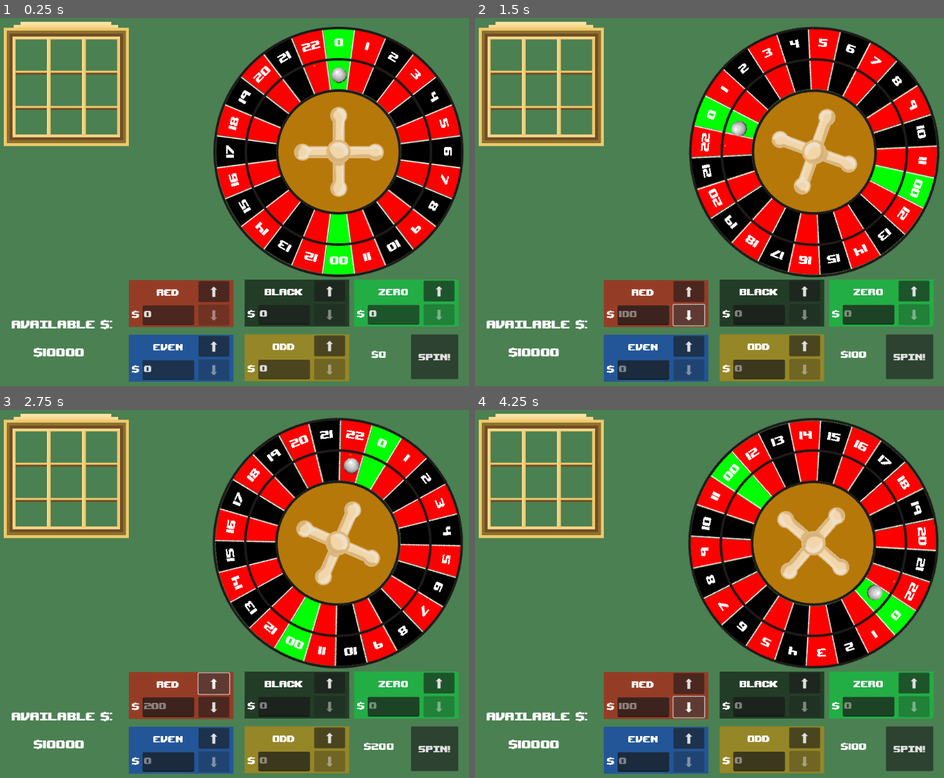
Above: before the commit, frames 1-4 (two rows, left to right).
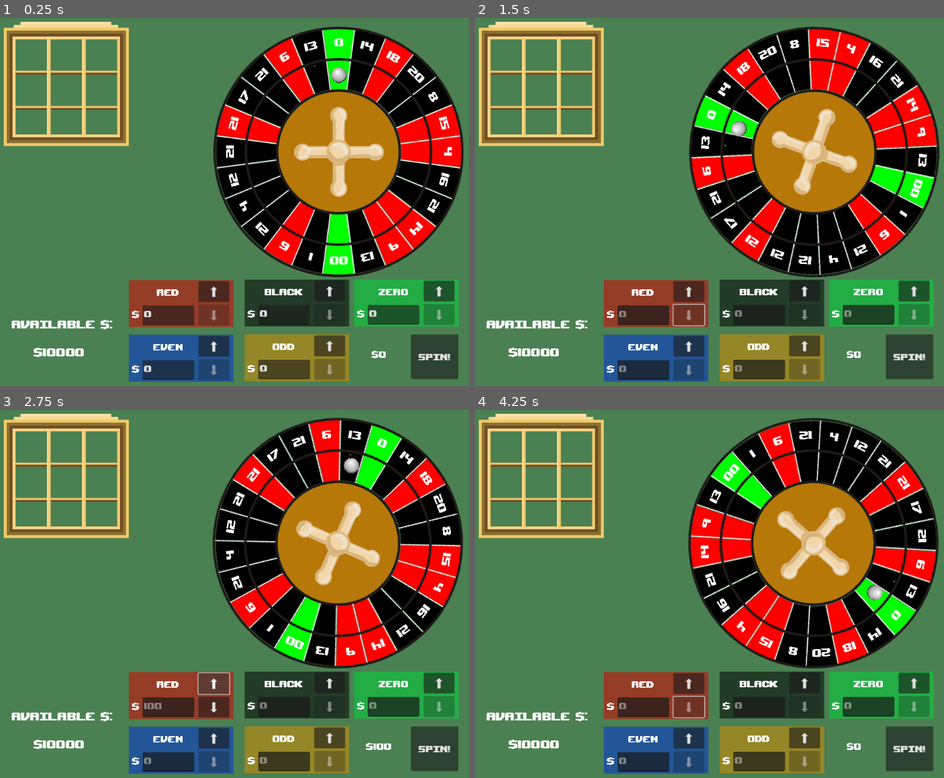
Above: after the commit, the same moments.

Repository: RossRKK/gmtk-game-jam-2025
Game: Godot game, scene res://scenes/roulette_scene.tscn
Same seed, same stepped clock (60 frames per second), same inputs: the game is played once before the commit and once after it.
Inputs:
- Up to frame 1 (0.25 s): no input
- Up to frame 2 (1.5 s): click "Spin!" at 0.5 s; click "⬇" at 1.25 s
- Up to frame 3 (2.75 s): click "⬆" at 2 s
- Up to frame 4 (4.25 s): click "Spin!" at 2.75 s; click "⬇" at 3.5 s

The runs differ from the first frame. In frame 1, 11% of the frame differs, in the area x 46-99%, y 3-70%; in frame 2, 12%; in frame 3, 11%; in frame 4, 12%, in the area x 30-99%, y 2-93%.

Commit message:
Added logic to return the whell to the upright position

Diff:
--- a/scenes/post_processing_effects/crt_effect.tscn
+++ b/scenes/post_processing_effects/crt_effect.tscn
@@ -6,7 +6,7 @@
 shader = ExtResource("1_n807c")
 shader_parameter/crt_curve = 0.02
 shader_parameter/crt_scan_line_color = 0.125
-shader_parameter/scan_line_count = 192.0
+shader_parameter/scan_line_count = 384.0
 shader_parameter/aperture_grille_rate = 0.212
 shader_parameter/rf_switch_esque_blur = 1.0
 shader_parameter/white_noise_rate = 0.05
--- a/scenes/roulette_wheel.tscn
+++ b/scenes/roulette_wheel.tscn
@@ -10,6 +10,10 @@
 [sub_resource type="Curve" id="Curve_tesrp"]
 _data = [Vector2(0, 0), -0.0104387, -0.0104387, 0, 0, Vector2(0.886243, 1), 0.761001, 0.761001, 0, 0, Vector2(1, 1), 0.0, 0.0, 0, 0]
 point_count = 3
+
+[sub_resource type="Curve" id="Curve_j6a7s"]
+_data = [Vector2(0, 0), 0.0, 0.0, 0, 0, Vector2(1, 1), 0.0, 0.0, 0, 0]
+point_count = 2
 
 [sub_resource type="SpriteFrames" id="SpriteFrames_cjovd"]
 animations = [{
@@ -26,6 +30,7 @@
 script = ExtResource("1_7td6c")
 spin_curve = ExtResource("2_tesrp")
 ball_curve = SubResource("Curve_tesrp")
+return_curve = SubResource("Curve_j6a7s")
 
 [node name="SegmentHandler" type="Node2D" parent="."]
 script = ExtResource("3_yknb5")
@@ -41,6 +46,10 @@
 [node name="SpinSFX" type="AudioStreamPlayer2D" parent="."]
 stream = ExtResource("4_cjovd")
 
+[node name="ReturnTimer" type="Timer" parent="."]
+wait_time = 3.0
+one_shot = true
+
 [node name="BallSprite" type="Sprite2D" parent="."]
 position = Vector2(2.98023e-08, -156)
 scale = Vector2(0.492188, 0.492188)
--- a/scripts/bet_zone.gd
+++ b/scripts/bet_zone.gd
@@ -85,8 +85,8 @@
 
 func decrease_bet() -> void:
 	bet.bet_amount -= bet_increment
-	if bet.bet_amount < bet_increment:
-		bet.bet_amount = bet_increment
+	if bet.bet_amount < 0:
+		bet.bet_amount = 0
 	update_bet_text()
 	set_button_state()
 
--- a/scripts/roulette_wheel/roulette_wheel.gd
+++ b/scripts/roulette_wheel/roulette_wheel.gd
@@ -5,36 +5,46 @@
 
 @export var spin_curve: Curve = Curve.new()
 @export var ball_curve: Curve = Curve.new()
+@export var return_curve: Curve = Curve.new()
 
 @export var wobble_frequency: float = 10
 @export var wobble_amplitude: float = 0.01
 
-@onready var spin_timer: Timer = $SpinTimer
 @onready var sprite: AnimatedSprite2D = $WheelBaseSprite
 @onready var spin_sfx: AudioStreamPlayer2D = $SpinSFX
 
 @onready var segment_handler: SegmentHandler = $SegmentHandler
 
+enum WheelState {
+	Spinning,
+	Returning,
+	Upright,
+}
 
-# signal that will be emitted when the wheel stops spinning
-var spinning: bool = false
+@onready var state_timers := {
+	WheelState.Spinning: $SpinTimer,
+	WheelState.Returning: $ReturnTimer,
+}
+
+var state: WheelState = WheelState.Upright
 var ball: Ball
 var bets: Array[Bet]
 
 var result_segment: Segment
 var target_rotation: float = 0.
-var ball_initial_roation: float
+var ball_initial_rotation: float
+var stop_rotation: float
 
 func _start_spin(bs: Array[Bet]) -> void:
 	bets = bs
-	spinning = true
-	spin_timer.start()
-	spin_timer.timeout.connect(_stop_spin)
+	state = WheelState.Spinning
+	$SpinTimer.start()
+	$SpinTimer.timeout.connect(_stop_spin)
 	spin_sfx.play()
 
 	result_segment = segment_handler.random_segment()
 
-	var ball_initial_roation = $BallSprite.position.angle()
+	var ball_initial_rotation = $BallSprite.position.angle()
 
 	target_rotation = Segment.get_roation_for_index(result_segment.index)
 
@@ -43,26 +53,36 @@
 
 
 func _stop_spin() -> void:
-	spinning = false
+	stop_rotation = rotation
 	game.event_bus.spin_complete.emit()
 	# pick a cell at random (taking any effects into account)
 	result_segment.apply_landed_effect(bets, ball)
 
+	state = WheelState.Returning
+	$ReturnTimer.start()
 
-# Called when the node enters the scene tree for the first time.
-func _ready() -> void:
-	pass # Replace with function body.
+	$SpinTimer.timeout.connect(_stop_return)
 
+
+func _stop_return() -> void:
+	state = WheelState.Upright
+
+func get_normalised_time(timer: Timer) -> float:
+	return 1 - (timer.time_left / timer.wait_time)
 
 # Called every frame. 'delta' is the elapsed time since the previous frame.
 func _process(delta: float) -> void:
-	if spinning:
-		var normalised_time = 1 - (spin_timer.time_left / spin_timer.wait_time)
-		var speed_at_time = spin_curve.sample(normalised_time) # rotations per second
-		var rotation_this_frame = 2 * PI * delta * speed_at_time # distance to move at this speed
-		self.rotate(rotation_this_frame)
+	var state_timer: Timer = state_timers.get(state)
 
+	var normalised_time = get_normalised_time(state_timer) if state_timer != null else 0
+
+	if state == WheelState.Spinning:
+		var speed_at_time = spin_curve.sample(normalised_time)
+		self.rotate(2 * PI * delta * speed_at_time)
 		self.position.x += sin(normalised_time * wobble_frequency * PI) * speed_at_time * wobble_amplitude
 		self.position.y += cos(normalised_time * wobble_frequency * PI) * speed_at_time * wobble_amplitude
 
-		$BallSprite.position = Vector2.UP.rotated(lerp_angle(ball_initial_roation, target_rotation, ball_curve.sample(normalised_time))) * 160
+		$BallSprite.position = Vector2.UP.rotated(lerp_angle(ball_initial_rotation, target_rotation, ball_curve.sample(normalised_time))) * 160
+
+	if state == WheelState.Returning:
+		self.rotation = lerp_angle(stop_rotation, 0, return_curve.sample(normalised_time))
--- a/scripts/roulette_wheel/segment_handler.gd
+++ b/scripts/roulette_wheel/segment_handler.gd
@@ -5,19 +5,15 @@
 var game: Game = Game.get_instance()
 
 var random = RandomNumberGenerator.new()
-
-
 # Called when the node enters the scene tree for the first time.
 func _ready() -> void:
-	var number = 1
 	for i in range(game.WHEEL_SIZE):
 		if i == 0 or i == game.WHEEL_SIZE/2:
 			var colour: Segment.RouletteColour = Segment.RouletteColour.Zero
 			add_child(Segment.new(colour, 0, i))
 		else:
-			var colour: Segment.RouletteColour = Segment.RouletteColour.Black if i % 2 == 0 else Segment.RouletteColour.Red
-			add_child(Segment.new(colour, number, i))
-			number += 1
+			var colour: Segment.RouletteColour = Segment.RouletteColour.Black if random.randi_range(0, 1) == 0 else Segment.RouletteColour.Red
+			add_child(Segment.new(colour, random.randi_range(1, game.WHEEL_SIZE - 2), i))
 
 
 # Called every frame. 'delta' is the elapsed time since the previous frame.
--- a/scripts/utility/distribution_rng.gd
+++ b/scripts/utility/distribution_rng.gd
@@ -3,28 +3,22 @@
 static var random = RandomNumberGenerator.new()
 
 static func random_with_distribution(dists: Array[Curve], num_buckets: int) -> int:
-	var cut_offs: Array[float] = []
+	var weights: Array[float] = []
 
 	var running_total: float = 0
 	for i in range(num_buckets):
-		cut_offs.push_back(running_total)
+		weights.push_back(0)
 		for curve in dists:
 			var domain_width := curve.max_domain - curve.min_domain
 			var bucket_domain_width := domain_width / num_buckets
 			var sample_point := curve.min_domain + bucket_domain_width * (i + 0.5)
 
-			cut_offs[i] += curve.sample(sample_point)
+			weights[i] += curve.sample(sample_point)
 
-		running_total = cut_offs[i]
+		running_total += weights[i]
+
 
 	if running_total <= 0.0:
 		return random.randi_range(0, num_buckets - 1)
 
-	var random_value := random.randf_range(0, running_total)
-
-	for i in range(num_buckets):
-		if random_value < cut_offs[i]:
-			return i
-
-	# I don't think this can actually happen but just in case, also g script complains if this isn't here
-	return num_buckets - 1
+	return random.rand_weighted(weights)
Not shown, added: assets/png/power_banana.png.import
Not shown, added: assets/png/power_bell.png.import
Not shown, added: assets/png/power_cherries.png.import
Not shown, added: assets/png/power_clover.png.import
Not shown, added: assets/png/power_dice.png.import
Not shown, added: assets/png/power_dollar.png.import
Not shown, added: assets/png/power_horseshoe.png.import
Not shown: 1 places in scenes/roulette_scene.tscn that only renumber resources
Not shown: 1 places in scenes/roulette_wheel.tscn that only renumber resources
